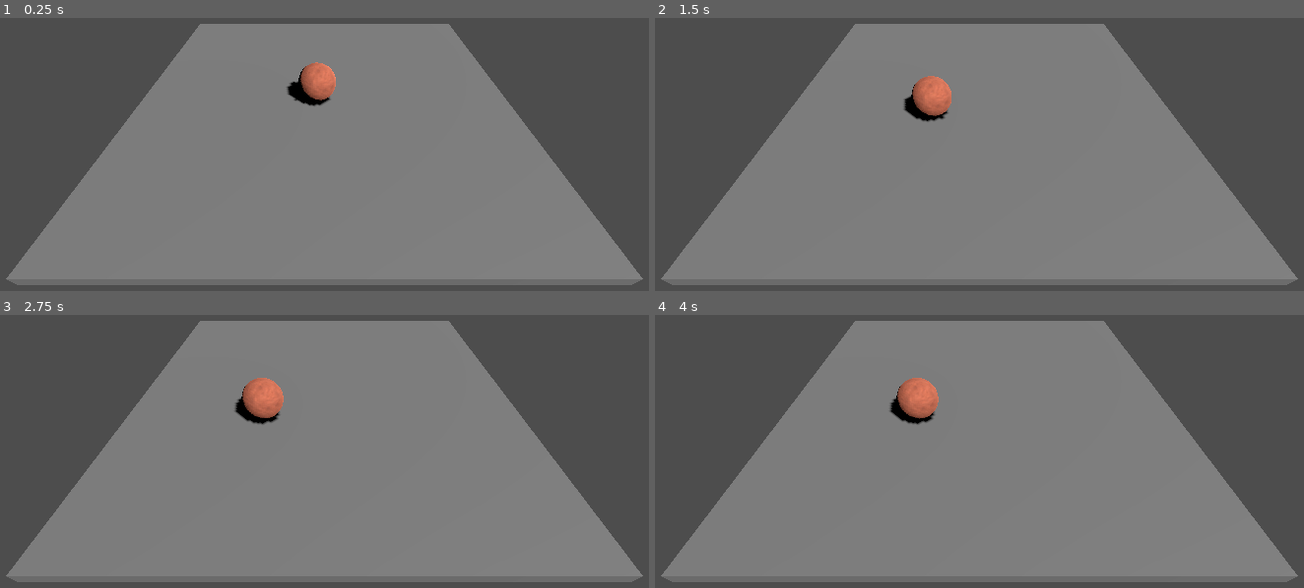
Above: before the commit, frames 1-4 (two rows, left to right).
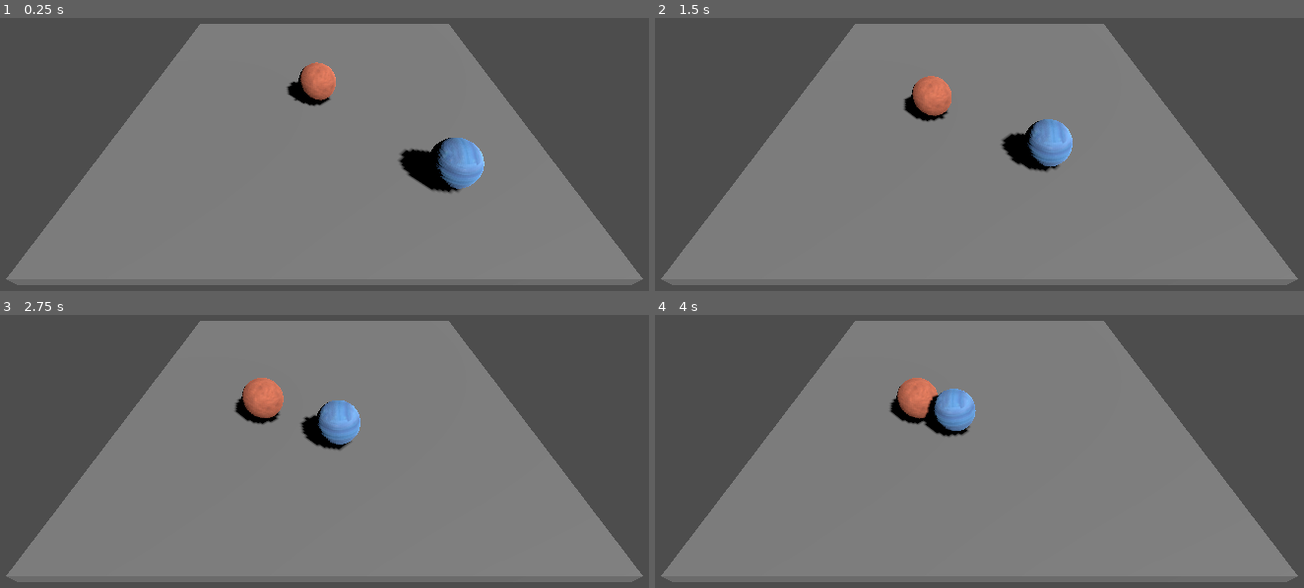
Above: after the commit, the same moments.

Repository: MagnusChase03/CS4361-Group-Project
Game: Godot game, scene res://Scenes/Dummy.tscn
Two runs of this game, one before a commit and one after it. Both use one fixed random seed, a clock stepped at 60 frames per second and the inputs below. This scene is started directly instead of the project's main scene.
Inputs:
- Up to frame 1 (0.25 s): no input
- Up to frame 2 (1.5 s): no input
- Up to frame 3 (2.75 s): no input
- Up to frame 4 (4 s): no input

The runs differ from the first frame. In frame 1, 1.9% of the frame differs, in the area x 61-75%, y 43-65%; in frame 2, 1.5%; in frame 3, 1.2%; in frame 4, 1.1%.

Commit message:
Neptune ghost

Diff:
--- /dev/null
+++ b/Assets/Materials/Neptune.tres
@@ -0,0 +1,9 @@
+[gd_resource type="StandardMaterial3D" load_steps=3 format=3 uid="uid://km1ewcbln0vg"]
+
+[ext_resource type="Texture2D" uid="uid://dwt74hnimvge0" path="res://Assets/Textures/T_Neptune_ColorMap.png" id="1_pnva3"]
+[ext_resource type="Texture2D" uid="uid://cjsb8at35l6v" path="res://Assets/Textures/T_Neptune_Normal.png" id="2_26a7u"]
+
+[resource]
+albedo_texture = ExtResource("1_pnva3")
+normal_enabled = true
+normal_texture = ExtResource("2_26a7u")
--- a/Scenes/Dummy.tscn
+++ b/Scenes/Dummy.tscn
@@ -1,6 +1,7 @@
-[gd_scene load_steps=6 format=3 uid="uid://b7ak7i2palu7i"]
+[gd_scene load_steps=7 format=3 uid="uid://b7ak7i2palu7i"]
 
 [ext_resource type="PackedScene" uid="uid://fp2fa8rgba4r" path="res://Scenes/Mars.tscn" id="1_obgg2"]
+[ext_resource type="PackedScene" uid="uid://ctvw7f0oktpfe" path="res://Scenes/Neptune.tscn" id="2_2ha06"]
 
 [sub_resource type="BoxMesh" id="BoxMesh_1f4f6"]
 size = Vector3(20, 0.5, 20)
@@ -27,7 +28,10 @@
 shadow_enabled = true
 
 [node name="Mars" parent="." instance=ExtResource("1_obgg2")]
-transform = Transform3D(1, 0, 0, 0, 1, 0, 0, 0, 1, 0, 1, 0)
+transform = Transform3D(1, 0, 0, 0, 1, 0, 0, 0, 1, 0, 1.14481, 0)
+
+[node name="Neptune" parent="." instance=ExtResource("2_2ha06")]
+transform = Transform3D(1, 0, 0, 0, 1, 0, 0, 0, 1, 5.47014, 1.12681, 6.2154)
 
 [node name="Ground" type="StaticBody3D" parent="."]
 metadata/_edit_group_ = true
--- /dev/null
+++ b/Scenes/Neptune.tscn
@@ -0,0 +1,21 @@
+[gd_scene load_steps=5 format=3 uid="uid://ctvw7f0oktpfe"]
+
+[ext_resource type="Script" path="res://Scripts/Planet.gd" id="1_cxqcu"]
+[ext_resource type="Material" uid="uid://km1ewcbln0vg" path="res://Assets/Materials/Neptune.tres" id="2_w8kpo"]
+[ext_resource type="ArrayMesh" uid="uid://mnnhmdds8snp" path="res://Assets/Obj/Neptune.obj" id="3_owrkf"]
+
+[sub_resource type="SphereShape3D" id="SphereShape3D_17n5q"]
+radius = 1.02081
+
+[node name="Neptune" type="CharacterBody3D"]
+script = ExtResource("1_cxqcu")
+metadata/_edit_group_ = true
+
+[node name="MeshInstance3D" type="MeshInstance3D" parent="."]
+material_override = ExtResource("2_w8kpo")
+mesh = ExtResource("3_owrkf")
+
+[node name="CollisionShape3D" type="CollisionShape3D" parent="."]
+shape = SubResource("SphereShape3D_17n5q")
+
+[node name="NavigationAgent3D" type="NavigationAgent3D" parent="."]
Not shown, added: Assets/Obj/Neptune.mtl
Not shown, added: Assets/Obj/Neptune.obj
Not shown, added: Assets/Obj/Neptune.obj.import
Binary file added: Assets/Textures/Neptune.jpg
Not shown, added: Assets/Textures/Neptune.jpg.import
Binary file added: Assets/Textures/T_Neptune_ColorMap.png
Not shown, added: Assets/Textures/T_Neptune_ColorMap.png.import
Binary file added: Assets/Textures/T_Neptune_Normal.png
Not shown, added: Assets/Textures/T_Neptune_Normal.png.import
Not shown, added: Assets/Models/Neptune.blend
Not shown, added: Assets/Models/Neptune.blend1
